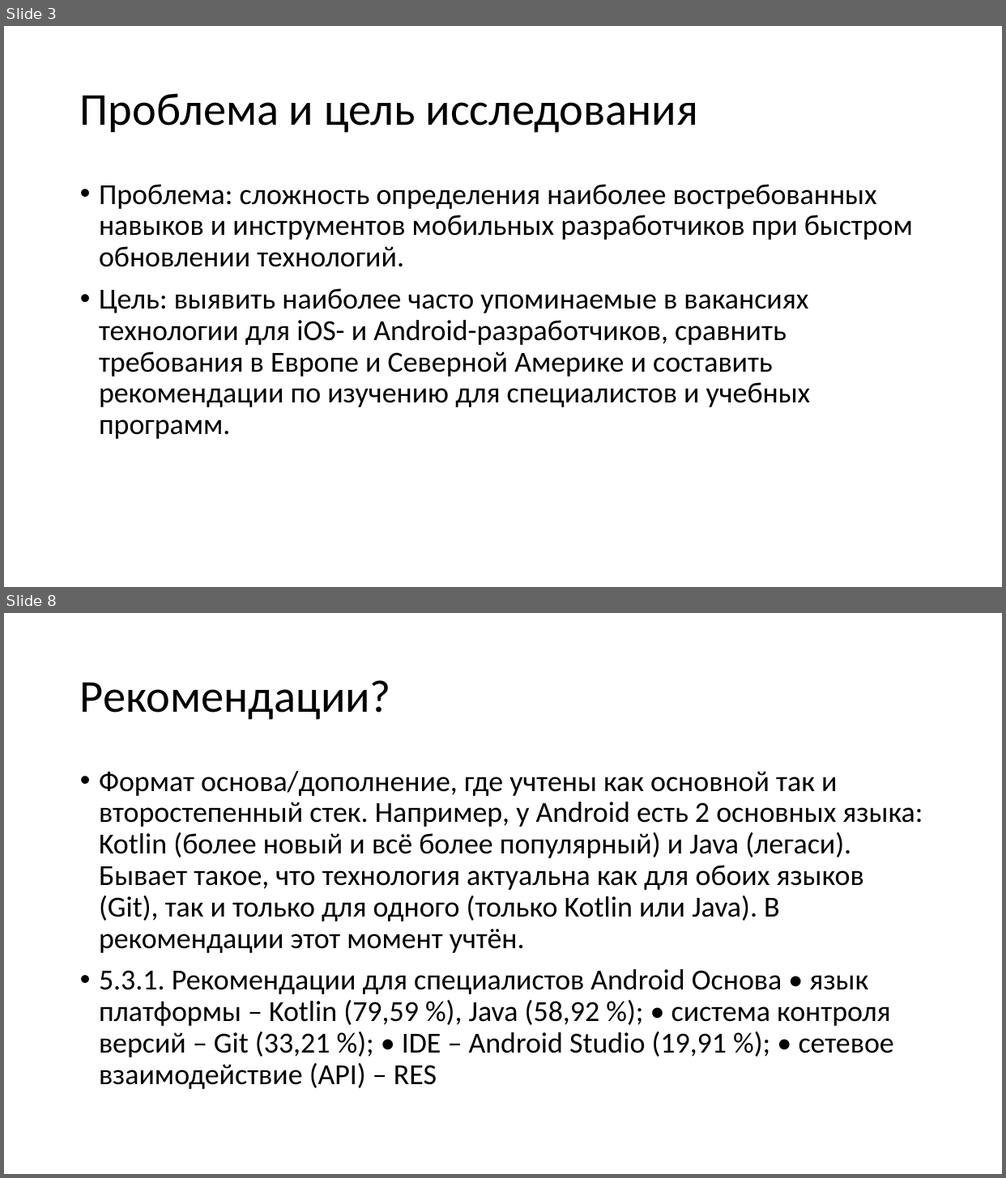
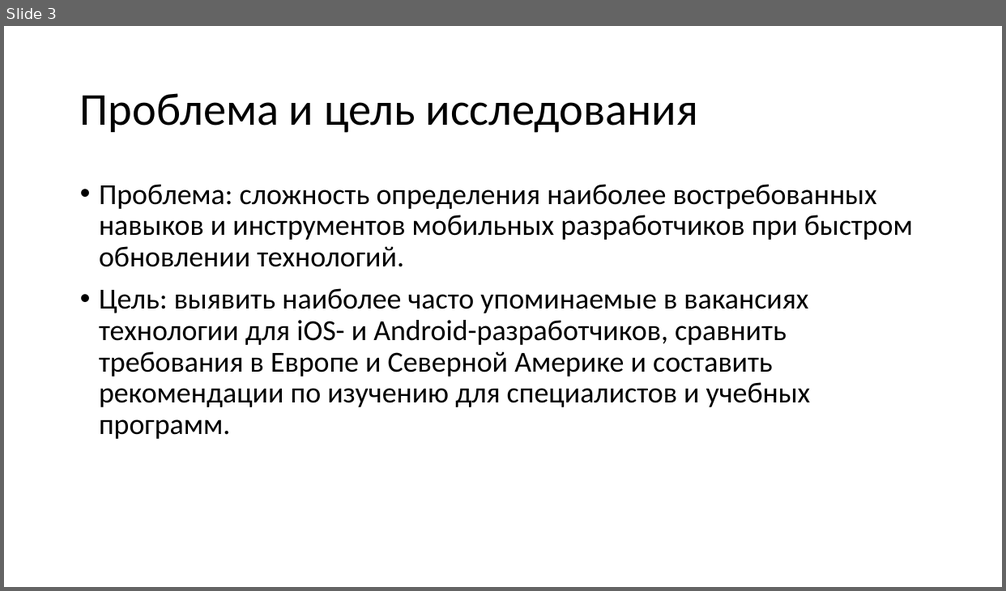
Before and after one commit to S0la1re/Research-work-new, a slide deck: Presentations of Bachelor's theses.pptx. Shown one above the other, each under a label of ours: slides 3 and 8 before the commit, slide 3 after it; the slides between them are not shown. The pictures are 1006x1178 and 1006x591 pixels, drawn with LibreOffice and Linux fonts; fonts in the diff are those of the drawing. Boxes give left, top, right and bottom in pixels: in the first picture for what was removed or moved away, otherwise in the second. Text is boxed around its words. In the diff, an @@ line names an element or a change of style, - is before the commit and + after.

```diff
--- a/Presentations of Bachelor's theses.pptx
+++ b/Presentations of Bachelor's theses.pptx
@@ slide 8 removed at (4, 613, 1002, 1174), background #FFFFFF @@
@@ title removed at (80, 680, 391, 720) @@
-Рекомендации?
@@ text removed at (99, 771, 923, 1089) @@
-• Формат основа/дополнение, где учтены как основной так и второстепенный стек. Например, у Android есть 2 основных языка: Kotlin (более новый и всё более популярный) и Java (легаси). Бывает такое, что технология актуальна как для обоих языков (Git), так и только для одного (только Kotlin или Java). В рекомендации этот момент учтён.
-• 5.3.1. Рекомендации для специалистов Android Основа • язык платформы – Kotlin (79,59 %), Java (58,92 %); • система контроля версий – Git (33,21 %); • IDE – Android Studio (19,91 %); • сетевое взаимодействие (API) – RES
```
Also in this commit, not shown: 4 slides changed, 3 slides added, 2 other slides removed.
